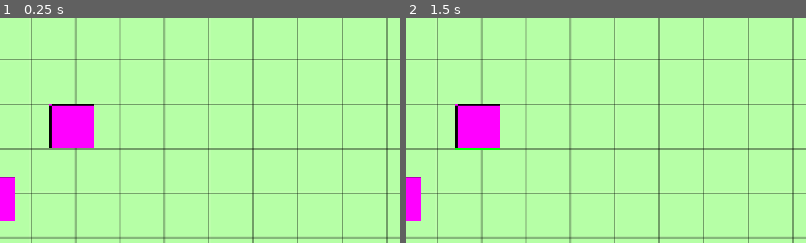
Above: before the commit, frames 1-2 (left to right).
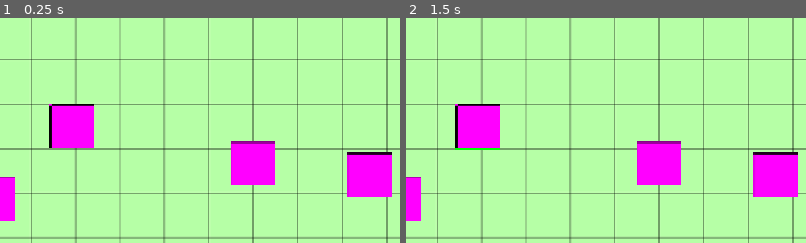
Above: after the commit, the same moments.

Repository: g-santos-m/rts-godot
Game: Godot game, scene res://scenes/TestScene.tscn
Two runs of this game, one before a commit and one after it. Both use one fixed random seed, a clock stepped at 60 frames per second and the inputs below. This scene is started directly instead of the project's main scene.
Inputs (mouse positions are % of the whole screen's width and height, from its top left):
- Up to frame 1 (0.25 s): no input
- Up to frame 2 (1.5 s): tap Enter at 0.5 s; move the mouse to (16, 32) at 0.52 s; press the mouse at (16, 32) at 0.53 s; tap Space at 1.25 s; move the mouse to (44, 74) at 1.27 s; release the mouse at (44, 74) at 1.28 s; click (44, 74) at 1.35 s
The pictures show only the part of the screen within x 35-85%, y 50-100%; the shares and areas given below are measured in that part.

The runs differ from the first frame. In frame 1, 4.4% of the frame differs, in the area x 57-98%, y 54-80%; in frame 2, 4.4%.

Commit message:
prueba 2 movimiento basic_unit

Diff:
--- a/rts-godot-project/project.godot
+++ b/rts-godot-project/project.godot
@@ -28,6 +28,14 @@
 
 enabled=PackedStringArray("res://addons/godot-neovim/plugin.cfg")
 
+[input]
+
+set_target={
+"deadzone": 0.2,
+"events": [Object(InputEventMouseButton,"resource_local_to_scene":false,"resource_name":"","device":-1,"window_id":0,"alt_pressed":false,"shift_pressed":false,"ctrl_pressed":false,"meta_pressed":false,"button_mask":0,"position":Vector2(0, 0),"global_position":Vector2(0, 0),"factor":1.0,"button_index":1,"canceled":false,"pressed":false,"double_click":false,"script":null)
+]
+}
+
 [physics]
 
 3d/physics_engine="Jolt Physics"
--- a/rts-godot-project/scenes/TestScene.tscn
+++ b/rts-godot-project/scenes/TestScene.tscn
@@ -3,6 +3,7 @@
 [ext_resource type="Script" uid="uid://yfcskmy28y31" path="res://scenes/test_scene.gd" id="1_2gju5"]
 [ext_resource type="Texture2D" uid="uid://uj643yhvmg8n" path="res://assets/textures/_test/terrain/ground_tile.png" id="2_n77mx"]
 [ext_resource type="PackedScene" uid="uid://ixapgsybktl8" path="res://scenes/entities/units/basic_unit.tscn" id="2_rlkm5"]
+[ext_resource type="PackedScene" uid="uid://dd18wmronyiuj" path="res://scenes/entities/units/unidad_test.tscn" id="4_nb1wl"]
 
 [sub_resource type="NavigationPolygon" id="NavigationPolygon_nb1wl"]
 vertices = PackedVector2Array(8, 8, -8, 8, -8, -8, 8, -8)
@@ -86,3 +87,9 @@
 
 [node name="BasicUnit8" parent="." unique_id=173539852 instance=ExtResource("2_rlkm5")]
 position = Vector2(1053, 139)
+
+[node name="UnidadTest" parent="." unique_id=1996506914 instance=ExtResource("4_nb1wl")]
+position = Vector2(935, 550)
+
+[node name="UnidadTest2" parent="." unique_id=1782171518 instance=ExtResource("4_nb1wl")]
+position = Vector2(767, 533)
--- /dev/null
+++ b/rts-godot-project/scenes/entities/units/unidad_test.gd
@@ -0,0 +1,48 @@
+extends CharacterBody2D
+
+
+@export var speed = 100
+var av = Vector2.ZERO
+var avoid_weight = 0.1
+var target_radius = 50
+var selected = false:
+	set = set_selected
+var target = null:
+	set = set_target
+
+func set_selected(value):
+	selected = value
+	if selected:
+		pass
+	else:
+		pass
+
+func set_target(value):
+	target = value
+
+func avoid():
+	var result = Vector2.ZERO
+	var neighbours = $Detect.get_overlapping_bodies()
+	if neighbours:
+		for n in neighbours:
+			result += n.position.direction_to(position)
+		result /= neighbours.size()
+	return result.normalized()
+
+#func _input(event):
+#	if event.is_action_pressed("set_target"):
+#		target = get_global_mouse_position()
+
+func _physics_process(delta) -> void:
+	velocity = Vector2.ZERO
+	if target != null:
+		velocity = position.direction_to(target)
+		if position.distance_to(target) > target_radius:
+			target = null
+	av = avoid()
+	velocity = (velocity + av * avoid_weight).normalized() * speed
+	move_and_collide(velocity * delta)
+	#if velocity != Vector2.ZERO:
+	#	$AnimationPlayer.play("running")
+	#else:
+	#	$AnimationPlater.play("idle")
--- /dev/null
+++ b/rts-godot-project/scenes/entities/units/unidad_test.tscn
@@ -0,0 +1,26 @@
+[gd_scene format=3 uid="uid://dd18wmronyiuj"]
+
+[ext_resource type="Script" uid="uid://b24cpb7d7wno8" path="res://scenes/entities/units/unidad_test.gd" id="1_hw2x6"]
+
+[sub_resource type="PlaceholderTexture2D" id="PlaceholderTexture2D_k1lsw"]
+size = Vector2(64, 64)
+
+[sub_resource type="CircleShape2D" id="CircleShape2D_byndi"]
+radius = 20.880613
+
+[sub_resource type="CircleShape2D" id="CircleShape2D_k1lsw"]
+radius = 48.83646
+
+[node name="UnidadTest" type="CharacterBody2D" unique_id=1996506914]
+script = ExtResource("1_hw2x6")
+
+[node name="Sprite2D" type="Sprite2D" parent="." unique_id=877613637]
+texture = SubResource("PlaceholderTexture2D_k1lsw")
+
+[node name="CollisionShape2D" type="CollisionShape2D" parent="." unique_id=1674712769]
+shape = SubResource("CircleShape2D_byndi")
+
+[node name="Detect" type="Area2D" parent="." unique_id=1330454122]
+
+[node name="CollisionShape2D" type="CollisionShape2D" parent="Detect" unique_id=306485596]
+shape = SubResource("CircleShape2D_k1lsw")
Not shown, added: rts-godot-project/scenes/entities/units/unidad_test.gd.uid
